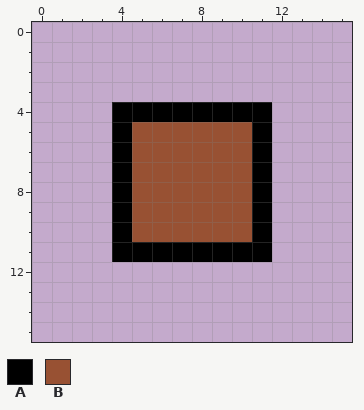
One commit to this pixel-art sprite: src/main/resources/tiles/16/village_we.png. Above, as it was before the edit.
The file is 16x16 pixels. Colours within 5 levels of each other are drawn and written as one.
Palette (. is transparent): A #000000  B #985133
Pixels before, first column x 4:
 4 AAAAAAAA
 5 ABBBBBBA
 6 ABBBBBBA
 7 ABBBBBBA
 8 ABBBBBBA
 9 ABBBBBBA
10 ABBBBBBA
11 AAAAAAAA
The result:
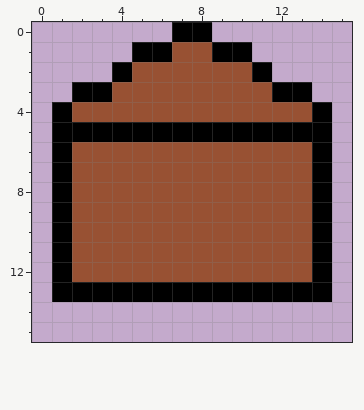
From old to new:
Changed rows in their new state; - is an unchanged pixel.
first column x 1:
 0 ------AA------
 1 ----AABBAA----
 2 ---ABBBBBBA---
 3 -AABBBBBBBBAA-
 4 ABBBBBBBBBBBBA
 5 AAA-AAAAAA-AAA
 6 ABBB------BBBA
 7 ABBB------BBBA
 8 ABBB------BBBA
 9 ABBB------BBBA
10 ABBB------BBBA
11 ABBBBBBBBBBBBA
12 ABBBBBBBBBBBBA
13 AAAAAAAAAAAAAA
Changed places in both pictures, as pixel boxes (x1, y1, x2, y2):
changed: (52, 22, 332, 302)
